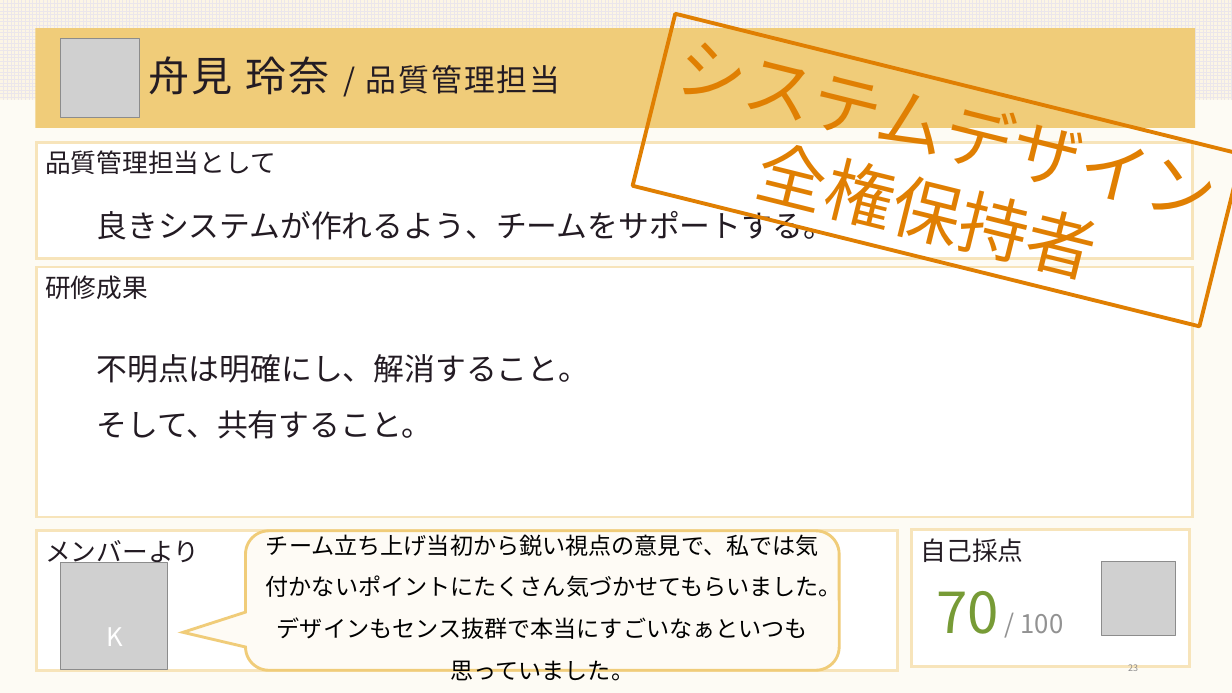
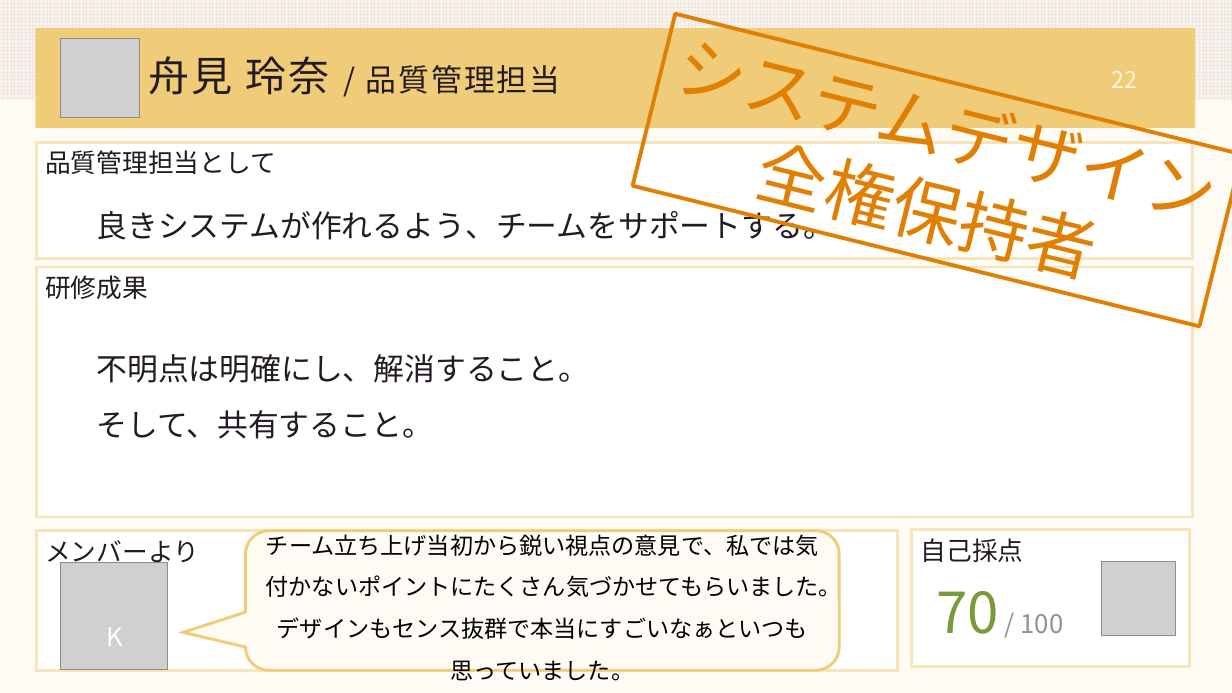
Before and after one commit to DOJO-2021/A-4, a slide deck: slide 22 of documents/worldMap発表資料改良.pptx (slide 23 before the commit). Drawn at 1232x693 pixels with LibreOffice and Linux fonts; fonts in the diff are those of the drawing; grey boxes stand for pictures. Boxes give left, top, right and bottom in pixels: in the first picture for what was removed or moved away, otherwise in the second. Text is boxed around its words. In the diff, an @@ line names an element or a change of style, - is before the commit and + after.

```diff
--- a/documents/worldMap発表資料改良.pptx
+++ b/documents/worldMap発表資料改良.pptx
@@ page number added at box(1112, 71, 1138, 88), 18 pt, text #FCF5E5 @@
+22
@@ page number removed at box(1128, 664, 1138, 671) @@
-23
```
Also in this commit, not shown: 29 other slides changed, 1 other file.
